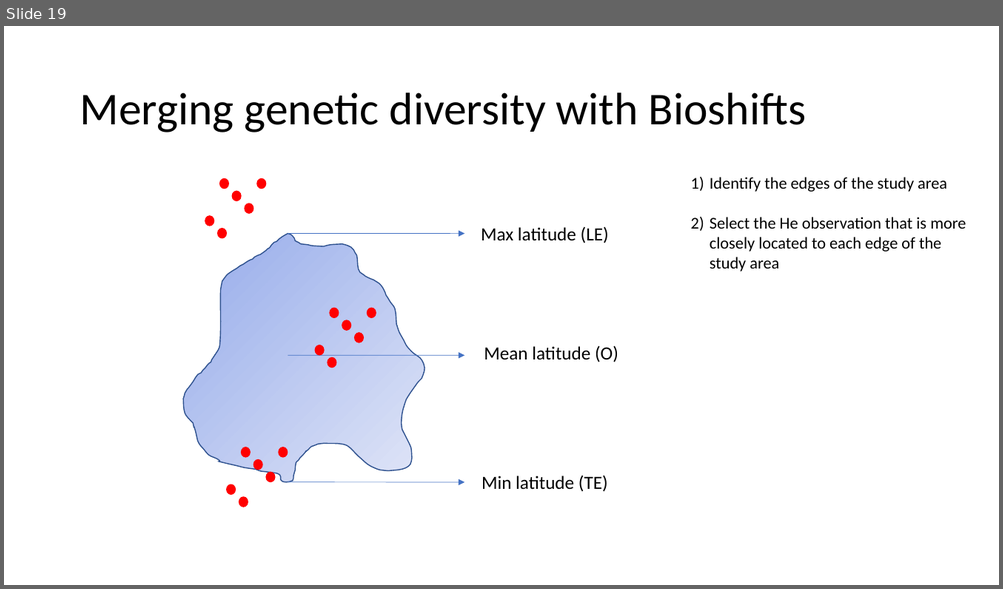
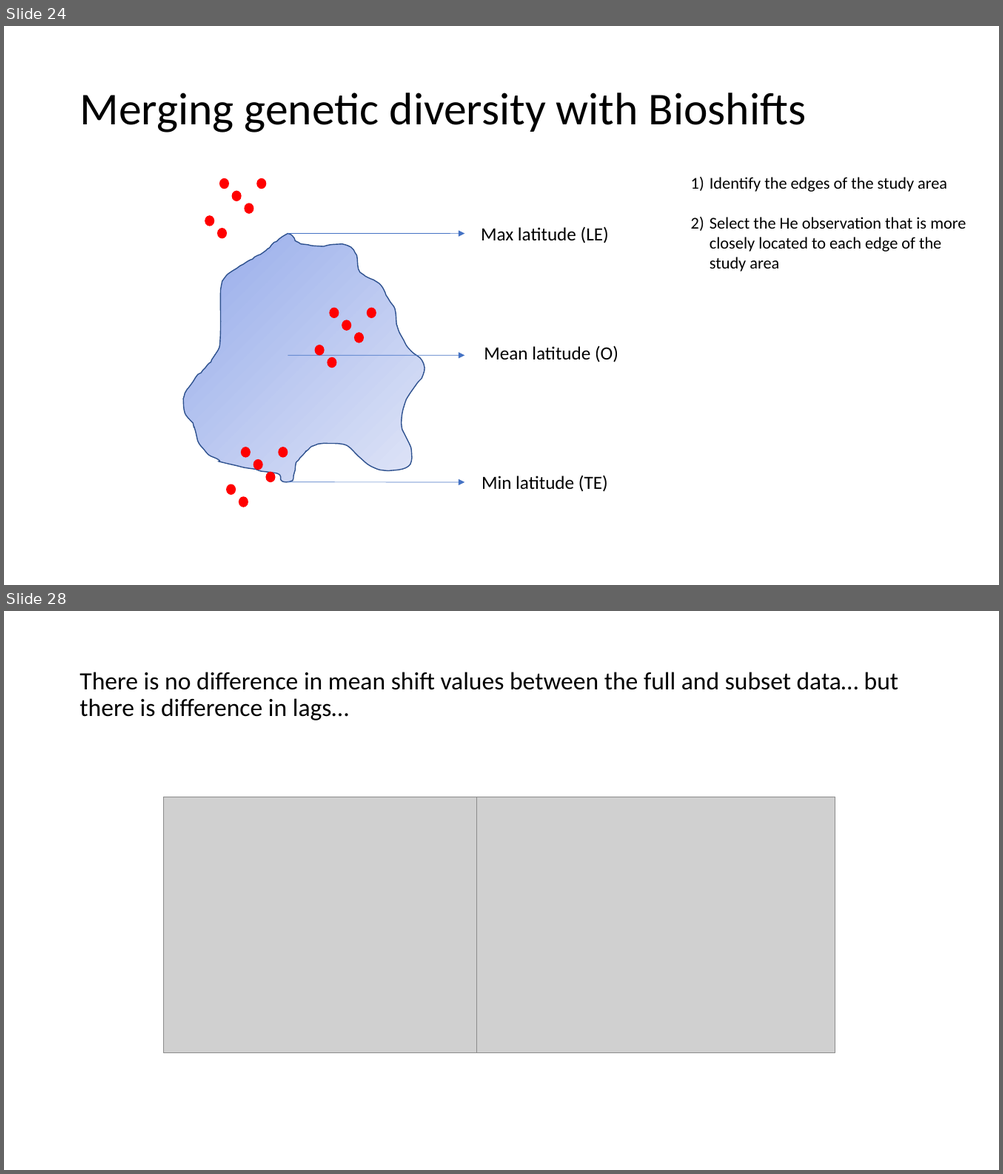
Before and after one commit to Bioshifts/genetic_diversity_range_shifts, a slide deck: Velocity_vs_rangeshift.ppt. Shown one above the other, each under a label of ours: slide 19 before the commit, slides 24 and 28 after it; the slides between them are not shown. The pictures are 1003x589 and 1003x1174 pixels, drawn with LibreOffice and Linux fonts; fonts in the diff are those of the drawing; grey boxes stand for pictures. Boxes give left, top, right and bottom in pixels: in the first picture for what was removed or moved away, otherwise in the second. Text is boxed around its words. In the diff, an @@ line names an element or a change of style, - is before the commit and + after.

```diff
--- a/Velocity_vs_rangeshift.ppt
+++ b/Velocity_vs_rangeshift.ppt
@@ slide 28 added at (4,611,999,1170), background #FFFFFF @@
@@ title added at (79,672,898,721), 24 pt, text #000000 @@
+There is no difference in mean shift values between the full and subset data… but there is difference in lags…
@@ picture added at (163,797,521,1052) @@
@@ picture added at (476,797,834,1052) @@
@@ what was slide 19 is now slide 24 @@
```
Also in this commit, not shown: 15 slides changed, 31 other slides added, 10 slides removed, 2 other files.
